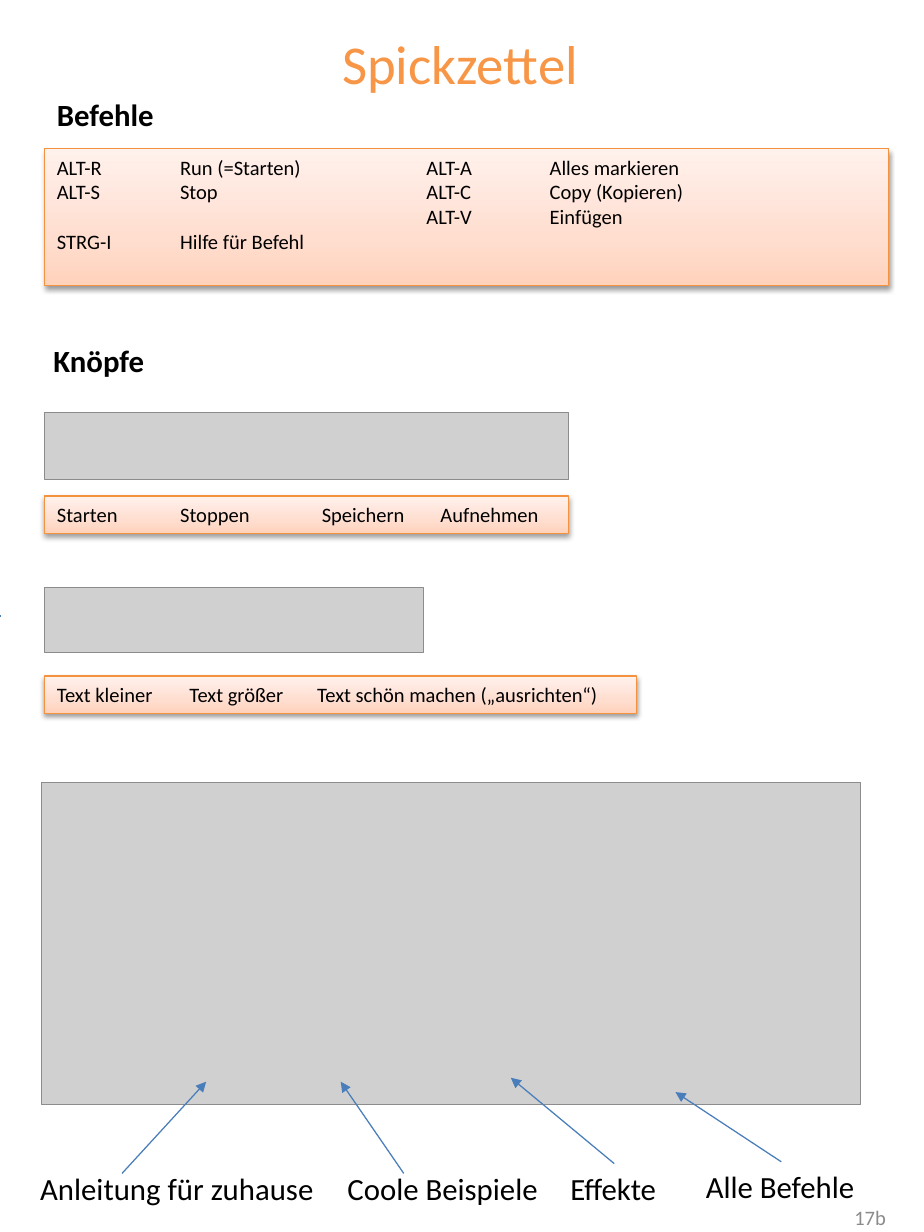
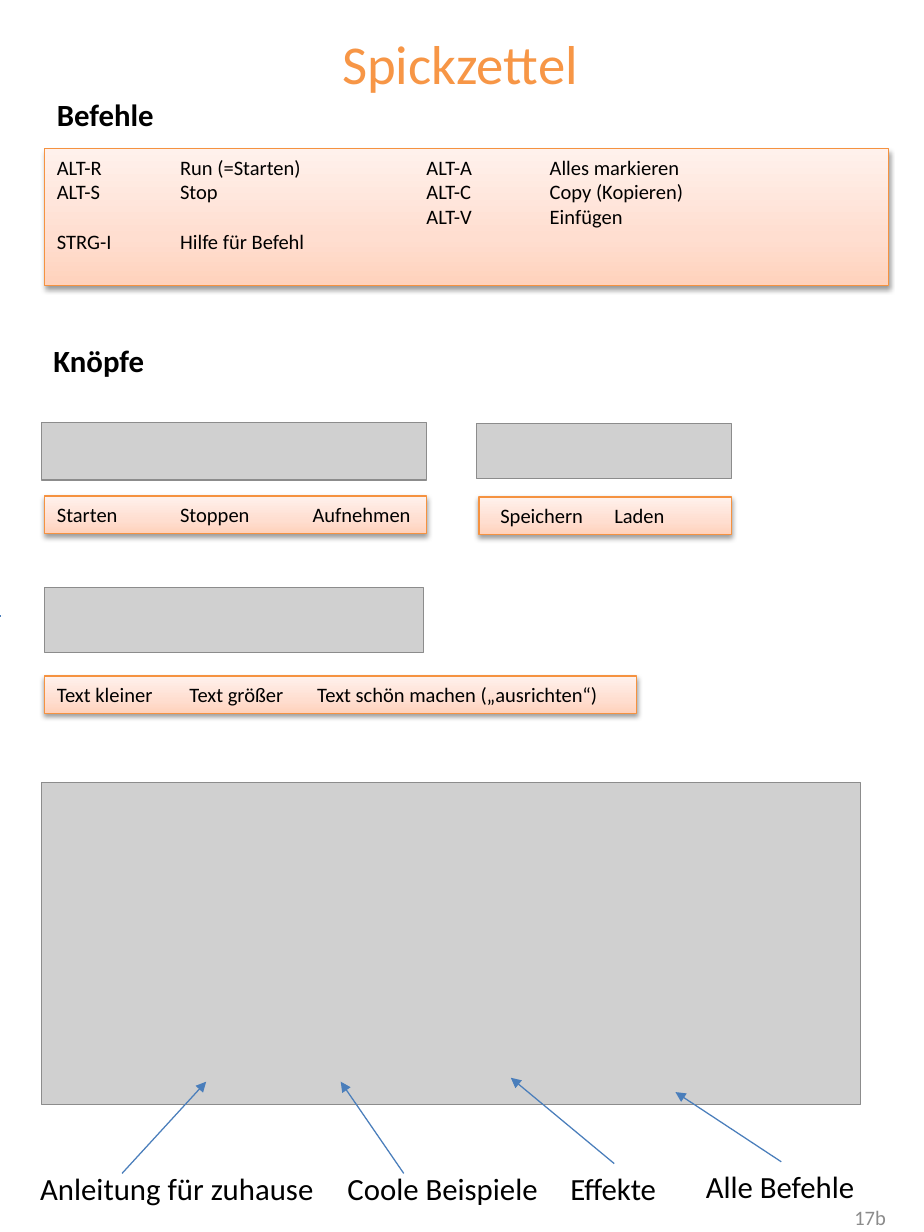
Before and after one commit to Devoxx4KidsDE/SonicPI, a slide deck: slide 17 of documentation/Sonic PI Workshop.pptx. Drawn at 924x1232 pixels with LibreOffice and Linux fonts; fonts in the diff are those of the drawing; grey boxes stand for pictures; background and template pictures are left out. Boxes give left, top, right and bottom in pixels: in the first picture for what was removed or moved away, otherwise in the second. Text is boxed around its words. In the diff, an @@ line names an element or a change of style, - is before the commit and + after.

```diff
--- a/documentation/Sonic PI Workshop.pptx
+++ b/documentation/Sonic PI Workshop.pptx
@@ picture: place and size @@
-picture at [44,413,568,479]
+picture at [42,423,426,480]
@@ picture added at [477,424,732,479] @@
@@ rectangle "Starten Stoppen Aufnehmen": place and size @@
-rectangle "Starten Stoppen Aufnehmen" at [44,496,568,533]
+rectangle "Starten Stoppen Aufnehmen" at [44,496,426,533]
@@ text in rectangle at [57,507,411,526]: text changed @@
-Starten Stoppen Speichern Aufnehmen
+Starten Stoppen Aufnehmen
@@ rectangle added at [479,498,732,535], fill gradient #FFD2BD to #FFDED0 to #FFF2ED, outline #F69240 0.75 pt, 12 pt, text #000000 @@
+Speichern Laden
```
Also in this commit, not shown: 3 other slides changed, 6 other files.
